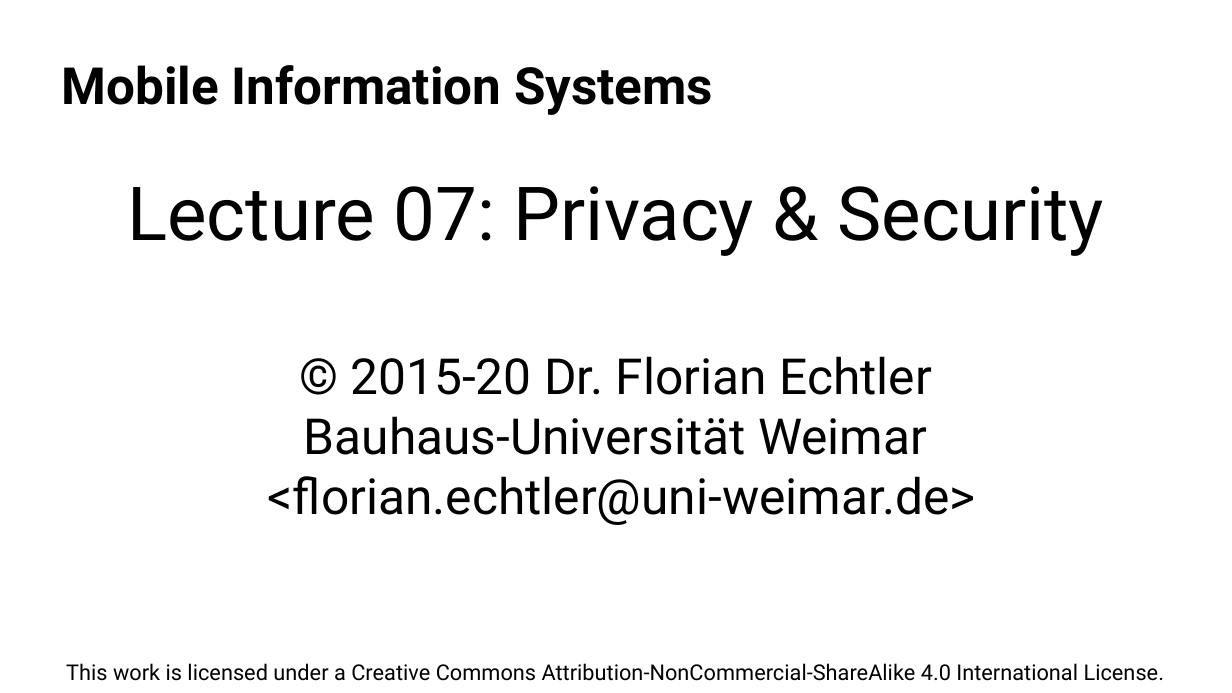
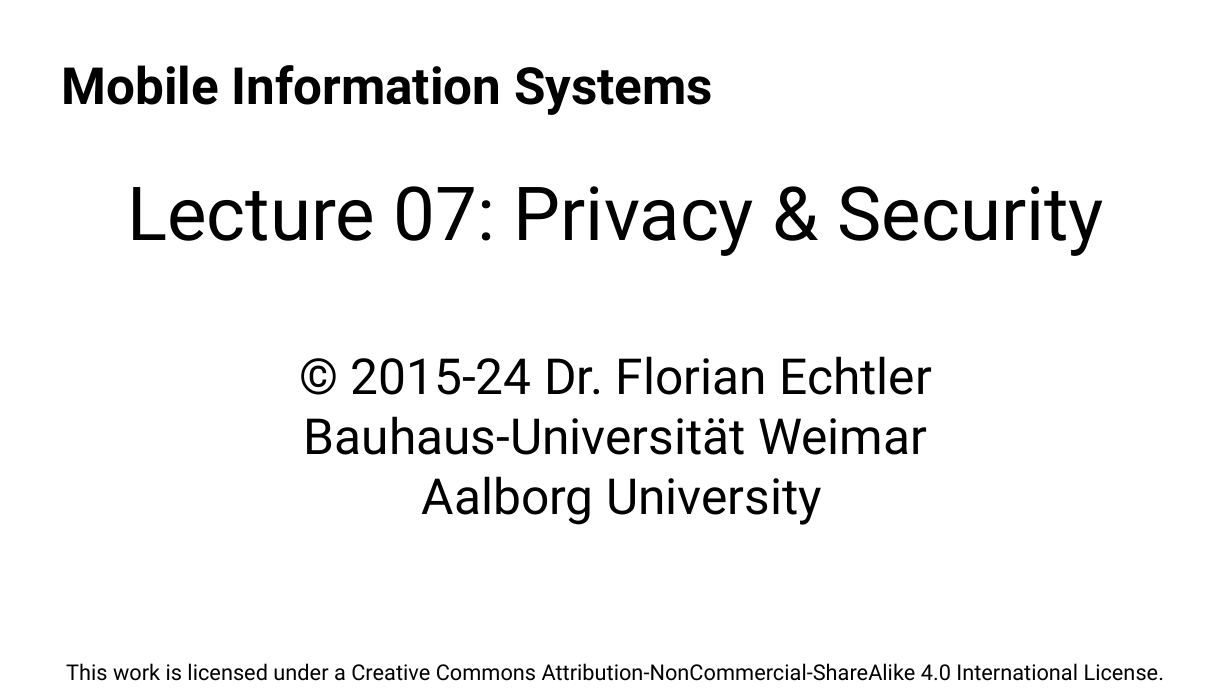
Before and after one commit to floe/mobile-information-systems, a slide deck: slide 1 of 07-privacy-security.odp. Drawn at 1232x693 pixels with LibreOffice and Linux fonts; fonts in the diff are those of the drawing; background and template pictures are left out. Boxes give left, top, right and bottom in pixels: in the first picture for what was removed or moved away, otherwise in the second. Text is boxed around its words. In the diff, an @@ line names an element or a change of style, - is before the commit and + after.

```diff
--- a/07-privacy-security.odp
+++ b/07-privacy-security.odp
@@ text at bbox=[351, 356, 932, 395]: text changed @@
-© 2015-20 Dr. Florian Echtler
+© 2015-24 Dr. Florian Echtler
@@ text at bbox=[422, 476, 822, 525]: text changed @@
-<florian.echtler@uni-weimar.de>
+Aalborg University
```
Also in this commit, not shown: 29 other slides changed, 1 slide added, 1 other file.
